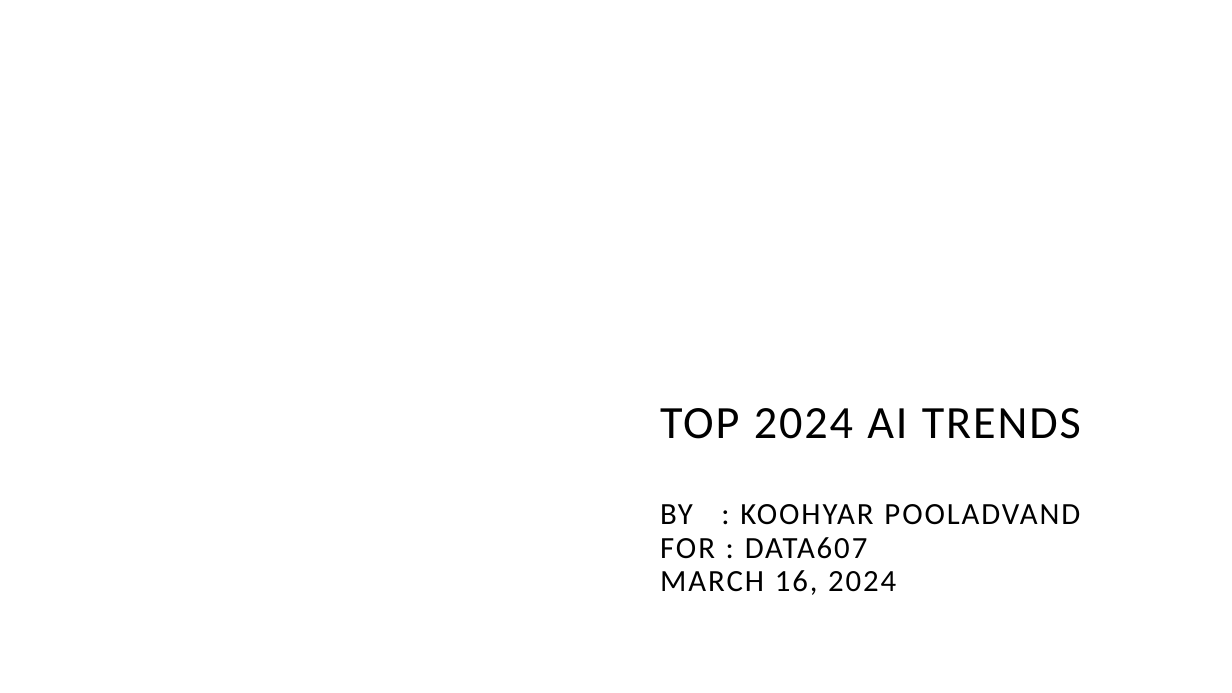
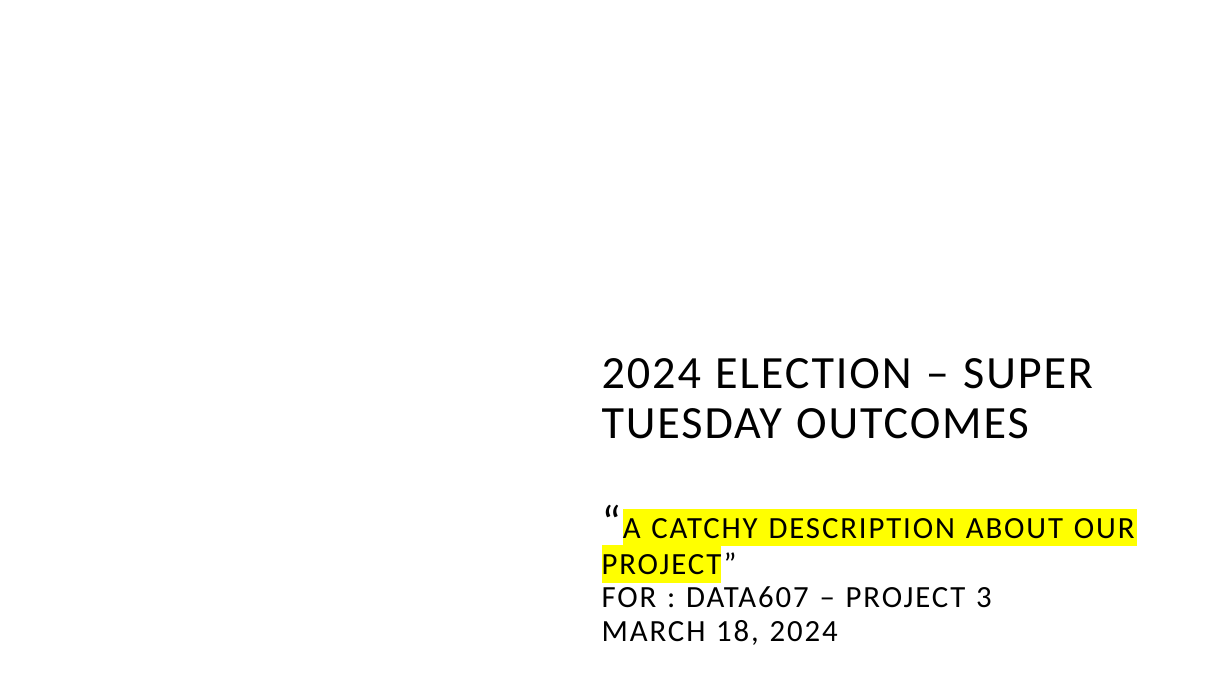
Before and after one commit to kohyarp/DATA607_Project3, a slide deck: slide 1 of Report/KP-Presentation - for DATA607.pptx. Drawn at 1232x693 pixels with LibreOffice and Linux fonts; fonts in the diff are those of the drawing; background and template pictures are left out. Boxes give left, top, right and bottom in pixels: in the first picture for what was removed or moved away, otherwise in the second. Text is boxed around its words. In the diff, an @@ line names an element or a change of style, - is before the commit and + after.

Commit message:
Update KP-Presentation - for DATA607.pptx
updated presentation

```diff
--- a/Report/KP-Presentation - for DATA607.pptx
+++ b/Report/KP-Presentation - for DATA607.pptx
@@ title at bbox=[602, 358, 1135, 645]: text changed @@
-TOP 2024 AI TRENDS
-BY : KOOHYAR POOLADVAND
-FOR : DATA607
-MARCH 16, 2024
+2024 ELECTION – SUPER TUESDAY OUTCOMES
+“A CATCHY DESCRIPTION ABOUT OUR PROJECT”
+FOR : DATA607 – PROJECT 3
+MARCH 18, 2024
```
Also in this commit, not shown: 2 other slides changed, 5 slides added, 5 slides removed.
